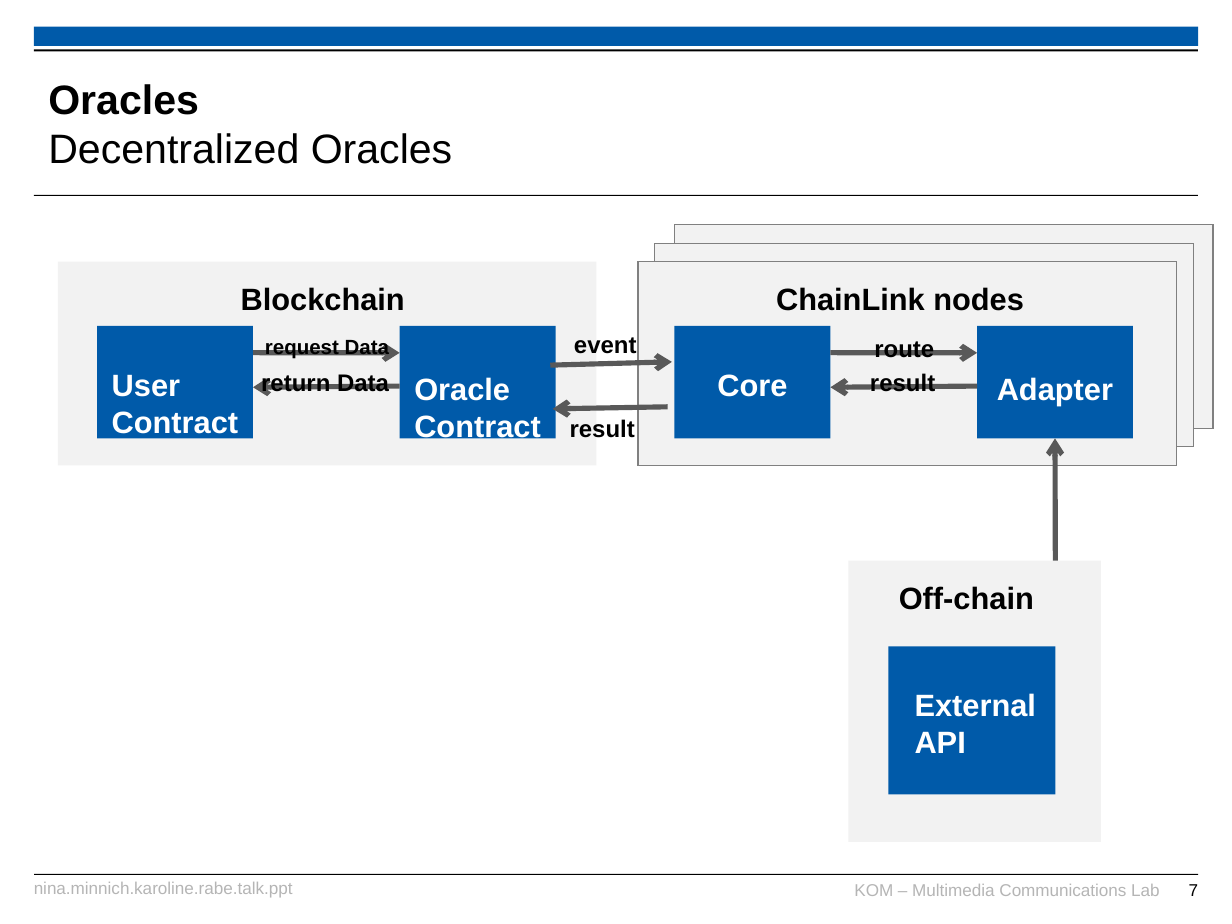
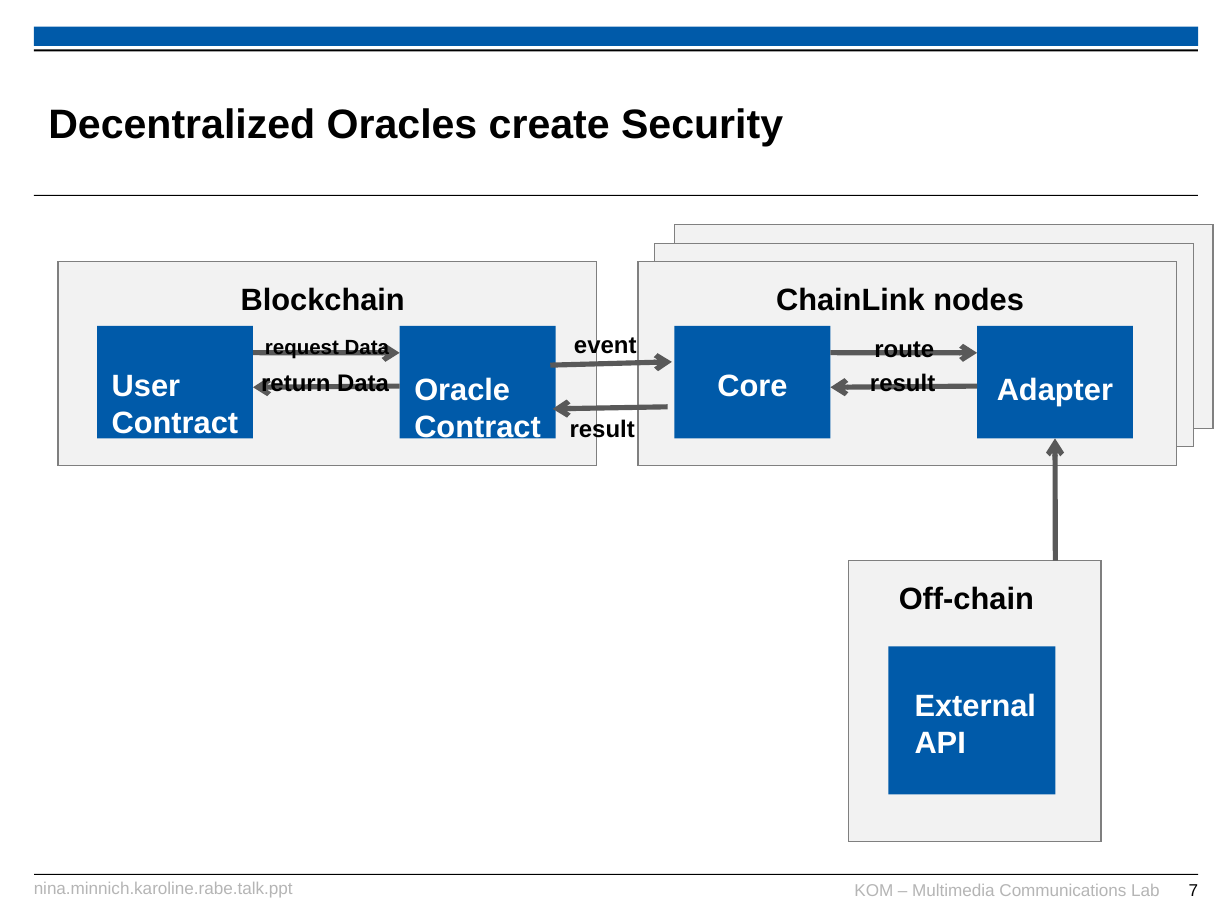
Before and after one commit to karopp/AFTIR, a slide deck: slide 7 of Nina.Minnich.Karoline.Rabe.talk.ppt. Drawn at 1232x924 pixels with LibreOffice and Linux fonts; fonts in the diff are those of the drawing; background and template pictures are left out. Boxes give left, top, right and bottom in pixels: in the first picture for what was removed or moved away, otherwise in the second. Text is boxed around its words. In the diff, an @@ line names an element or a change of style, - is before the commit and + after.

```diff
--- a/Nina.Minnich.Karoline.Rabe.talk.ppt
+++ b/Nina.Minnich.Karoline.Rabe.talk.ppt
@@ title at bbox=[48, 108, 783, 147]: text changed; bold on @@
-Oracles
-Decentralized Oracles
+Decentralized Oracles create Security
@@ rectangle at bbox=[58, 261, 596, 464]: outline none to #7F7F7F 0.74 pt @@
@@ rectangle at bbox=[849, 561, 1101, 841]: outline none to #7F7F7F 0.74 pt @@
```
Also in this commit, not shown: 6 other slides changed, 2 slides added, 1 other file.
